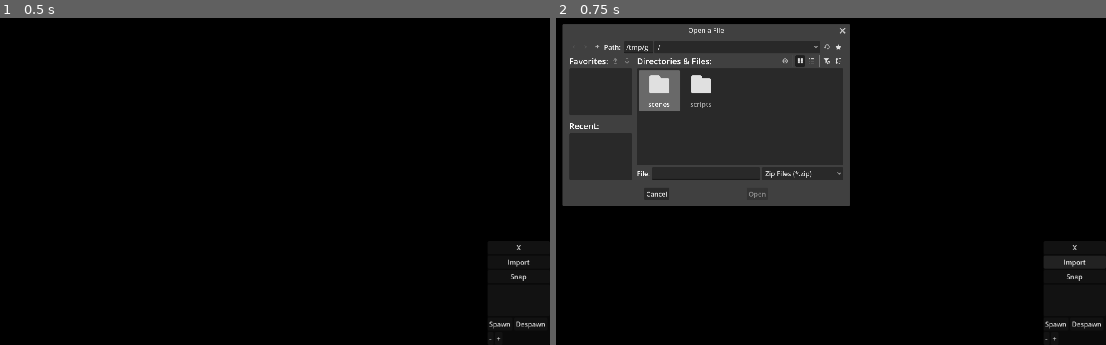
Above: before the commit, frames 1-2 (left to right).
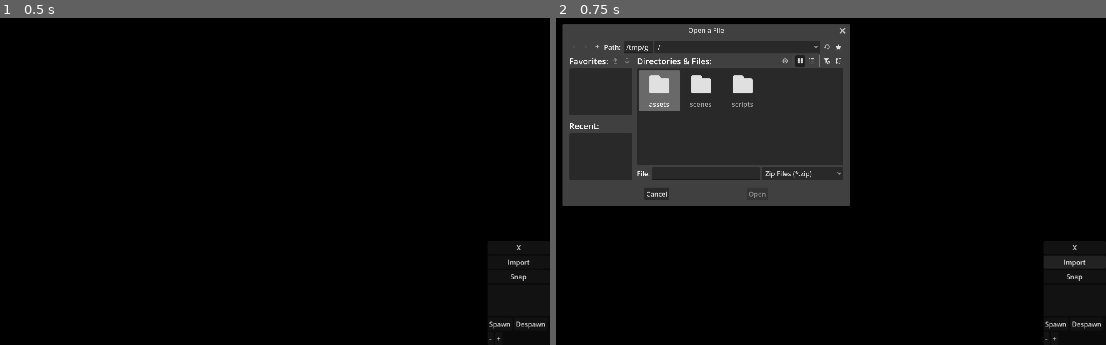
Above: after the commit, the same moments.

Repository: RussellWA/DeskPoke
Game: Godot game, scene res://scenes/main.tscn
Same seed, same stepped clock (60 frames per second), same inputs: the game is played once before the commit and once after it.
Inputs:
- Up to frame 1 (0.5 s): no input
- Up to frame 2 (0.75 s): click "Import" at 0.5 s

Frame 1 is identical in both runs. In frame 2, 0.3% of the frame differs, in the area x 16-36%, y 17-28%.

Commit message:
feat: Comb Calc

Diff:
--- a/scripts/desktop_controller.gd
+++ b/scripts/desktop_controller.gd
@@ -26,61 +26,82 @@
 func get_ground_y() -> float:
 	return desktop_rect.size.y
 
-func _process(delta):
+func _process(delta: float) -> void:
+	# ANTI-MINIMIZE FORCEFIELD
 	if get_window().mode == Window.MODE_MINIMIZED:
 		get_window().mode = Window.MODE_WINDOWED
 
-	var poly = PackedVector2Array()
+	# 1. GATHER ALL RECTANGLES (Pets + UI)
+	var rects: Array[Rect2] = []
+
+	# -> ADD YOUR UI PANEL RECTANGLE HERE!
+	# Example: rects.append(ui_panel.get_global_rect())
+
 	var active_pets = get_tree().get_nodes_in_group("pets")
-
-	if active_pets.is_empty():
-		poly.append(Vector2(0, 0))
-		poly.append(Vector2(1, 0))
-		poly.append(Vector2(1, 1))
-		poly.append(Vector2(0, 1))
-		DisplayServer.window_set_mouse_passthrough(poly)
-		return
-
-	var hub_point = Vector2.ZERO
-	var has_hub = false
-
 	for pet in active_pets:
 		var sprite = pet.get_node_or_null("AnimatedSprite2D")
-
 		if sprite and sprite.sprite_frames:
-			var texture = sprite.sprite_frames.get_frame_texture(sprite.animation, sprite.frame)
-
-			if texture:
-				var tex_size = texture.get_size()
-				var offset = sprite.offset
+			var tex = sprite.sprite_frames.get_frame_texture(sprite.animation, sprite.frame)
+			if tex:
+				var padding = Vector2(40, 40)
+				var tex_size = tex.get_size() * sprite.global_scale
+				var offset = sprite.offset * sprite.global_scale
 
 				if sprite.centered:
 					offset -= tex_size / 2.0
 
-				var top_left = sprite.global_position + (offset * sprite.global_scale)
-				var rect_size = tex_size * sprite.global_scale
+				var top_left = (sprite.global_position + offset - padding).round()
+				var total_size = (tex_size + (padding * 2.0)).round()
 
-				var top_right = top_left + Vector2(rect_size.x, 0)
-				var bottom_right = top_left + rect_size
-				var bottom_left = top_left + Vector2(0, rect_size.y)
+				rects.append(Rect2(top_left, total_size))
 
-				if not has_hub:
-					hub_point = top_left
-					has_hub = true
+	# 2. MERGE OVERLAPPING RECTANGLES
+	# If two pets walk past each other, this merges them into one big box so lines never cross!
+	var finished_merging = false
+	while not finished_merging:
+		finished_merging = true
+		for i in range(rects.size()):
+			for j in range(i + 1, rects.size()):
+				if rects[i].intersects(rects[j]):
+					var merged_rect = rects[i].merge(rects[j])
+					rects.remove_at(j)
+					rects.remove_at(i)
+					rects.append(merged_rect)
+					finished_merging = false
+					break
+			if not finished_merging:
+				break
 
-				poly.append(top_left)
-				poly.append(top_right)
-				poly.append(bottom_right)
-				poly.append(bottom_left)
+	# 3. SORT FROM LEFT TO RIGHT
+	# We must process the boxes from left to right so the comb teeth never double-back.
+	rects.sort_custom(func(a, b): return a.position.x < b.position.x)
 
-				# Close the square, and trace a zero-width line back to the Hub
-				poly.append(top_left)
-				poly.append(hub_point)
+	# 4. BUILD THE "COMB" POLYGON
+	var poly = PackedVector2Array()
+	poly.append(Vector2(0, 0)) # Start at top-left of monitor
 
-	# Clean the array to prevent Windows crashes
-	var clean_poly = PackedVector2Array()
-	for pt in poly:
-		if clean_poly.is_empty() or clean_poly[clean_poly.size() - 1] != pt:
-			clean_poly.append(pt)
+	for r in rects:
+		var tl = r.position
+		var tr = tl + Vector2(r.size.x, 0)
+		var br = tl + r.size
+		var bl = tl + Vector2(0, r.size.y)
 
-	DisplayServer.window_set_mouse_passthrough(clean_poly)
+		var drop_point = Vector2(tl.x, 0)
+
+		# Trace along the top edge, drop down, trace the box, and go straight back up
+		poly.append(drop_point)
+		poly.append(tl)
+		poly.append(tr)
+		poly.append(br)
+		poly.append(bl)
+		poly.append(tl)
+		poly.append(drop_point)
+
+	# Close the polygon at the top-right of the monitor
+	var current_screen = DisplayServer.window_get_current_screen()
+	var screen_width = DisplayServer.screen_get_usable_rect(current_screen).size.x
+	poly.append(Vector2(screen_width, 0))
+	poly.append(Vector2(0, 0))
+
+	# Apply to OS
+	DisplayServer.window_set_mouse_passthrough(poly)
Not shown, added: assets/Togedemaru/Charge-Offsets.png.import
Not shown, added: assets/Togedemaru/DeepBreath-Anim.png.import
Not shown, added: assets/Togedemaru/DeepBreath-Shadow.png.import
Not shown, added: assets/Togedemaru/Double-Shadow.png.import
Not shown, added: assets/Togedemaru/Eat-Offsets.png.import
Not shown, added: assets/Togedemaru/EventSleep-Anim.png.import
Not shown, added: assets/Togedemaru/EventSleep-Offsets.png.import
Not shown, added: assets/Togedemaru/Faint-Anim.png.import
Not shown, added: assets/Togedemaru/Float-Offsets.png.import
Not shown, added: assets/Togedemaru/Head-Shadow.png.import
Not shown, added: assets/Togedemaru/HitGround-Anim.png.import
Not shown, added: assets/Togedemaru/HitGround-Offsets.png.import
(and 36 more such lines)
